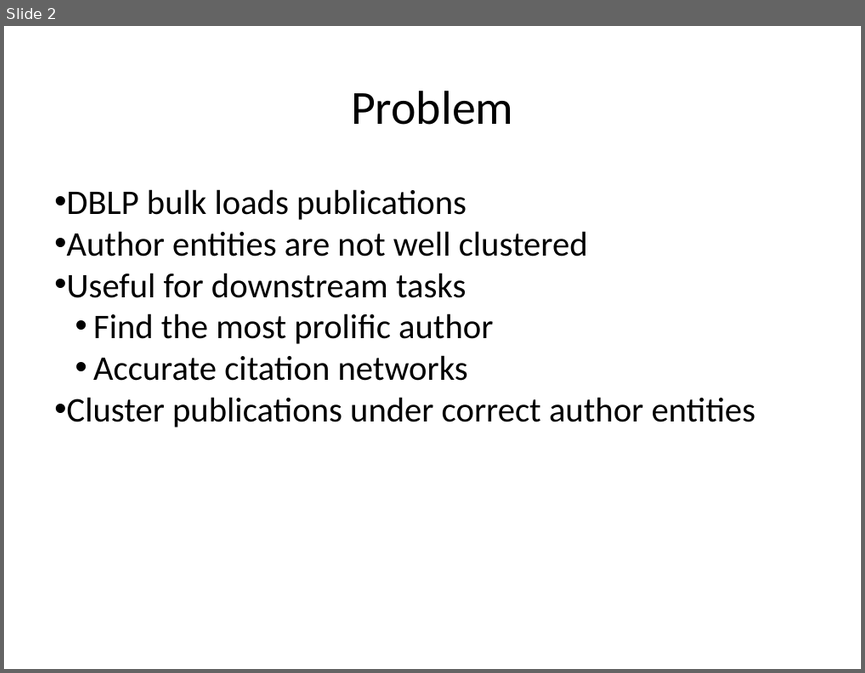
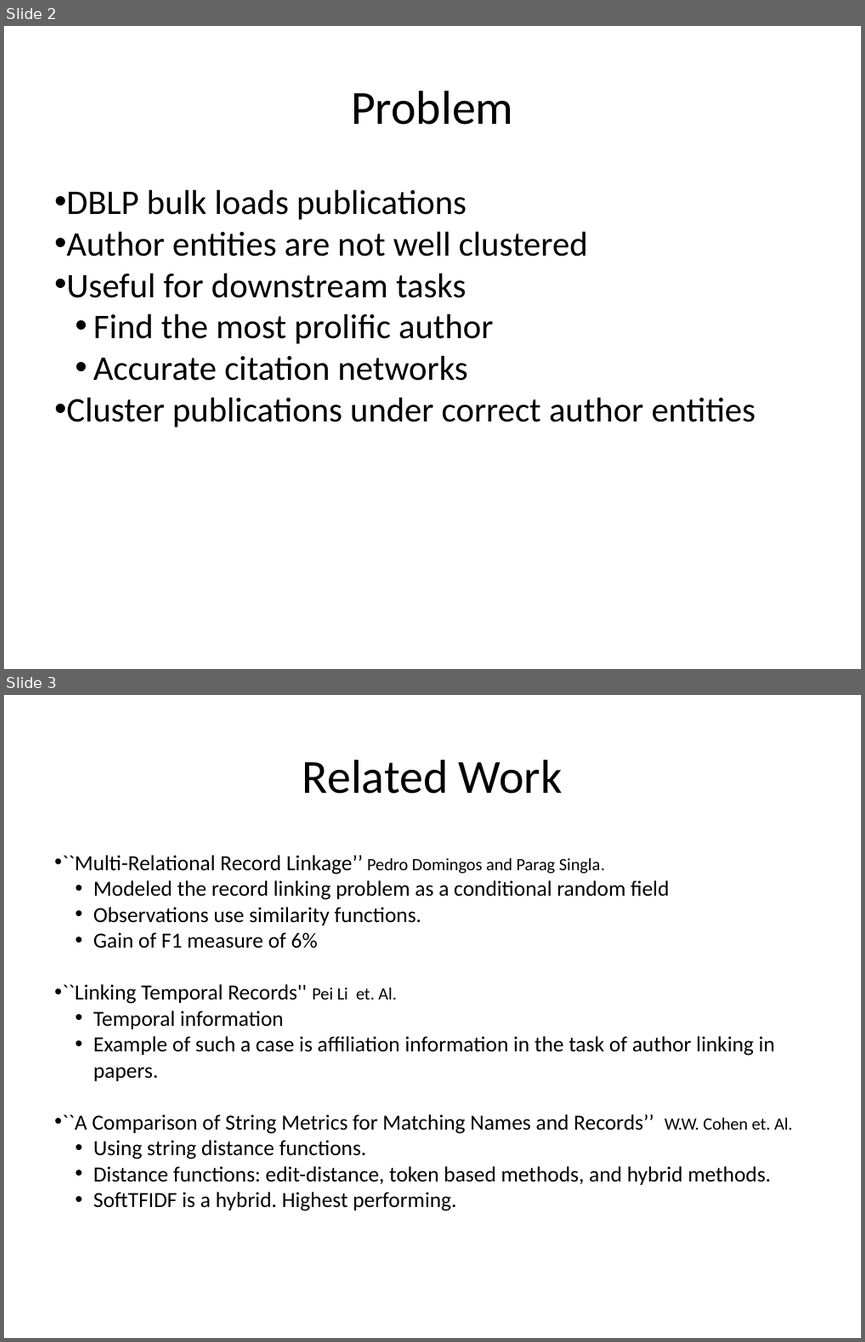
Before and after one commit to samanz/AuthorLink, a slide deck: FinalReport/presentation.pptx. Shown one above the other, each under a label of ours: slide 2 before the commit, slides 2 and 3 after it. The pictures are 865x673 and 865x1342 pixels, drawn with LibreOffice and Linux fonts; fonts in the diff are those of the drawing. Boxes give left, top, right and bottom in pixels: in the first picture for what was removed or moved away, otherwise in the second. Text is boxed around its words. In the diff, an @@ line names an element or a change of style, - is before the commit and + after.

```diff
--- a/FinalReport/presentation.pptx
+++ b/FinalReport/presentation.pptx
@@ slide 3 added at (x1=4, y1=695, x2=861, y2=1338), background #FFFFFF @@
@@ text added at (x1=302, y1=760, x2=562, y2=794), 44 pt, text #000000 @@
+Related Work
@@ text added at (x1=62, y1=855, x2=792, y2=1211), 20 pt, text #000000 @@
+• ``Multi-Relational Record Linkage’’ Pedro Domingos and Parag Singla.
+  • Modeled the record linking problem as a conditional random field
+  • Observations use similarity functions.
+  • Gain of F1 measure of 6%
+• ``Linking Temporal Records'' Pei Li et. Al.
+  • Temporal information
+  • Example of such a case is affiliation information in the task of author linking in papers.
+• ``A Comparison of String Metrics for Matching Names and Records’’ W.W. Cohen et. Al.
+  • Using string distance functions.
+  • Distance functions: edit-distance, token based methods, and hybrid methods.
+  • SoftTFIDF is a hybrid. Highest performing.
```
Also in this commit, not shown: 1 slide changed, 2 other slides added, 6 other files.
